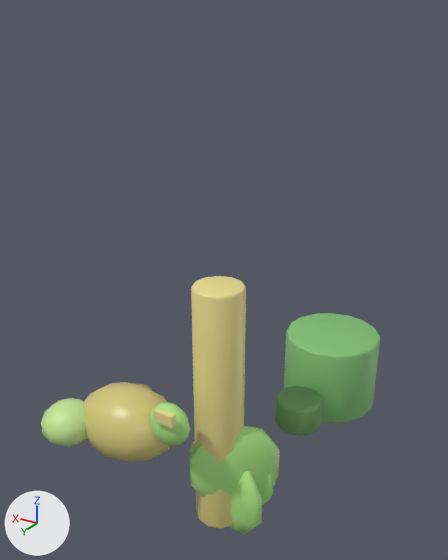
The glTF model assets/models/plants/leaf-lobber.glb: old version first, new version second.
Before and after are seen from a camera (50 mm lens) standing at (-0.693, 2.168, 1.21) and looking at (0.311, 0.494, 0.373). The lights are fixed; the arrows at lower left show +X, +Y and +Z. The picture after the commit comes second. Where no turn or scale is listed for an object, it has been applied to the vertices. Vertices at exactly the same position are counted once.

The scene before the commit, as lines of its bpy script (objects in view):
```python
ob_basket = bpy.data.objects.new('basket', me_sphere)
ob_basket.location = (0.43, 0.9, 0.0)
ob_brow = bpy.data.objects.new('brow', me_cube)
ob_brow.location = (0.22, 0.98, 0.14)
ob_cabbage_rock = bpy.data.objects.new('cabbage_rock', me_sphere_001)
ob_cabbage_rock.location = (0.59, 1.0, 0.0)
ob_eye = bpy.data.objects.new('eye', me_sphere_006)
ob_eye.location = (0.24, 0.93, 0.08)
ob_leaf_0 = bpy.data.objects.new('leaf_0', me_sphere_002)
ob_leaf_0.location = (0.15, 0.7, -0.22)
ob_leaf_1 = bpy.data.objects.new('leaf_1', me_sphere_003)
ob_leaf_1.location = (0.14, 0.72, -0.177)
ob_leaf_2 = bpy.data.objects.new('leaf_2', me_sphere_004)
ob_leaf_2.location = (0.14, 0.74, -0.263)
ob_leaf_3 = bpy.data.objects.new('leaf_3', me_sphere_005)
ob_leaf_3.location = (0.112, 0.76, -0.142)
ob_support = bpy.data.objects.new('support', me_cylinder_001)
ob_support.location = (0.0, 0.52, -0.03)
ob_support.rotation_euler = (0.0, 0.0, -0.349)  # degrees (0, 0, -20)
# also in view: 'base' at (0.0, 0.24, 0.0); 'lobber_arm' at (0.17, 0.76, 0.06)
```
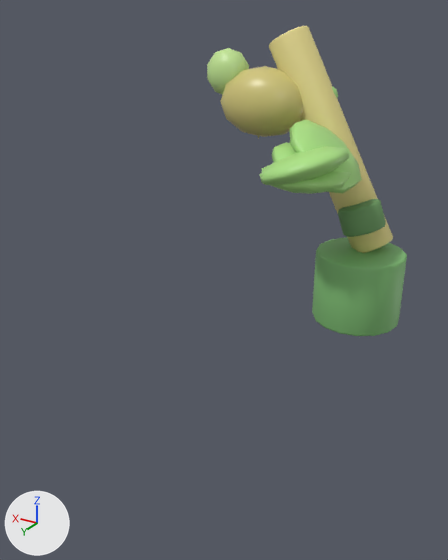
Where the newer file only moved an object's origin or applied its transform, the numbers keep the older frame.

The edits, one by one:
me_sphere is used by ob_basket; location (0.43, 0.9, 0.0).
me_sphere had 62 vertices, 120 faces and spanned x -0.18..0.18, y -0.13..0.13, z -0.12..0.12.
me_sphere now has 62 vertices, 120 faces and spans x -0.18..0.18, y -1.02..-0.78, z 0.77..1.03.
me_sphere part 1: the whole mesh is multiplied about its middle by the matrix ((0.995, -0.064, -0.07), (0.07, 0.921, -0.005), (0.076, 0.0, 1.081)), then moved by (0.0, -0.9, 0.9).
me_sphere_001 is used by ob_cabbage_rock; location (0.59, 1.0, 0.0).
me_sphere_001 had 42 vertices, 80 faces and spanned x -0.081..0.081, y -0.086..0.086, z -0.07..0.07.
me_sphere_001 now has 42 vertices, 80 faces and spans x -0.081..0.081, y -1.067..-0.933, z 0.91..1.09.
me_sphere_001 part 2: the whole mesh is scaled about its middle by (1, 0.778, 1.29), then moved by (0.0, -1.0, 1.0).
me_sphere_002 is used by ob_leaf_0; location (0.15, 0.7, -0.22).
me_sphere_002 had 42 vertices, 80 faces and spanned x -0.145..0.145, y -0.048..0.048, z -0.16..0.16.
me_sphere_002 now has 42 vertices, 80 faces and spans x -0.145..0.145, y -0.632..-0.328, z 0.87..0.97.
me_sphere_002 part 3: the whole mesh is scaled about its middle by (1, 3.2, 0.313), then moved by (0.0, -0.48, 0.92).
me_sphere_003 is used by ob_leaf_1; location (0.14, 0.72, -0.177).
me_sphere_003 had 42 vertices, 80 faces and spanned x -0.141..0.141, y -0.067..0.067, z -0.16..0.16.
me_sphere_003 now has 42 vertices, 80 faces and spans x -0.141..0.141, y -0.696..-0.391, z 0.828..0.965.
me_sphere_003 part 4: the whole mesh is multiplied about its middle by the matrix ((0.88, 0.325, -0.108), (-1.108, 3.002, 0.0), (0.325, 0.12, 0.293)), then moved by (0.0, -0.543, 0.897).
me_sphere_004 is used by ob_leaf_2; location (0.14, 0.74, -0.263).
me_sphere_004 had 42 vertices, 80 faces and spanned x -0.141..0.141, y -0.067..0.067, z -0.16..0.16.
me_sphere_004 now has 42 vertices, 80 faces and spans x -0.141..0.141, y -0.629..-0.324, z 0.935..1.072.
me_sphere_004 part 5: the whole mesh is multiplied about its middle by the matrix ((0.88, -0.325, 0.108), (1.108, 3.002, 0.0), (-0.325, 0.12, 0.293)), then moved by (0.0, -0.477, 1.003).
me_sphere_005 is used by ob_leaf_3; location (0.112, 0.76, -0.142).
me_sphere_005 had 42 vertices, 80 faces and spanned x -0.12..0.12, y -0.105..0.105, z -0.16..0.16.
me_sphere_005 now has 42 vertices, 80 faces and spans x -0.12..0.12, y -0.771..-0.466, z 0.796..1.007.
me_sphere_005 part 6: the whole mesh is multiplied about its middle by the matrix ((0.578, 0.494, -0.203), (-2.078, 2.433, 0.0), (0.494, 0.422, 0.238)), then moved by (0.0, -0.618, 0.902).
me_sphere_006 is used by ob_eye; location (0.24, 0.93, 0.08).
me_sphere_006 had 52 vertices, 100 faces and spanned x -0.0666..0.0666, y -0.045..0.045, z -0.07..0.07.
me_sphere_006 now has 52 vertices, 100 faces and spans x -0.0666..0.0666, y -1.08..-0.94, z 0.805..0.895.
me_sphere_006 part 7: the whole mesh is multiplied about its middle by the matrix ((1.0, 0.0, 0.0), (0.0, 1.556, 0.0), (0.0, 0.0, 0.643)), then moved by (0.0, -1.01, 0.85).
Object 'base' (ob_base) moves from (0.0, 0.24, 0.0) to (0.0, 0.0, 0.24).
Object 'support' (ob_support) moves from (0.0, 0.52, -0.03) to (0.0, 0.03, 0.52).
Object 'support' (ob_support) turns from (0, 0, -20) to (0, 20, 0) degrees about x, y and z.
Object 'lobber_arm' (ob_lobber_arm) moves from (0.17, 0.76, 0.06) to (0.17, -0.06, 0.76).
Object 'lobber_arm' (ob_lobber_arm) turns from (0, 0, -28) to (0, 28, 0) degrees about x, y and z.
Object 'throw_arm' (ob_throw_arm) moves from (0.45, 0.82, 0.0) to (0.45, 0.0, 0.82).
Object 'brow' (ob_brow) is deleted.

What differs and where, as boxes (x1, y1, x2, y2) in the pictures (448 x 560 px):
'lobber_arm', moved, turned
    before: (191, 276, 246, 528)
    after: (269, 26, 393, 253)
'base', moved
    before: (284, 313, 380, 423)
    after: (312, 237, 407, 336)
'basket', reshaped (11% shorter)
    before: (83, 382, 170, 462)
    after: (220, 66, 303, 137)
'leaf_3', reshaped (19% narrower)
    before: (189, 426, 279, 498)
    after: (289, 119, 362, 190)
'leaf_2', reshaped
    before: (230, 471, 262, 534)
    after: (259, 146, 349, 186)
'support', moved, turned
    before: (275, 386, 323, 435)
    after: (338, 199, 386, 237)
'cabbage_rock', moved, rescaled
    before: (41, 398, 86, 447)
    after: (207, 48, 249, 95)
'leaf_0', moved, rescaled (mostly hidden before)
    before: (259, 473, 273, 505)
    after: (262, 165, 351, 194)
'eye', reshaped (mostly hidden afterwards)
    before: (149, 402, 191, 446)
    after: (332, 86, 338, 97)
'leaf_1', reshaped (mostly hidden before)
    before: (190, 441, 276, 486)
    after: (271, 142, 352, 193)
'brow', deleted
    before: (153, 408, 175, 428)
'throw_arm', moved (not visible afterwards)
    before: (138, 384, 152, 391)
